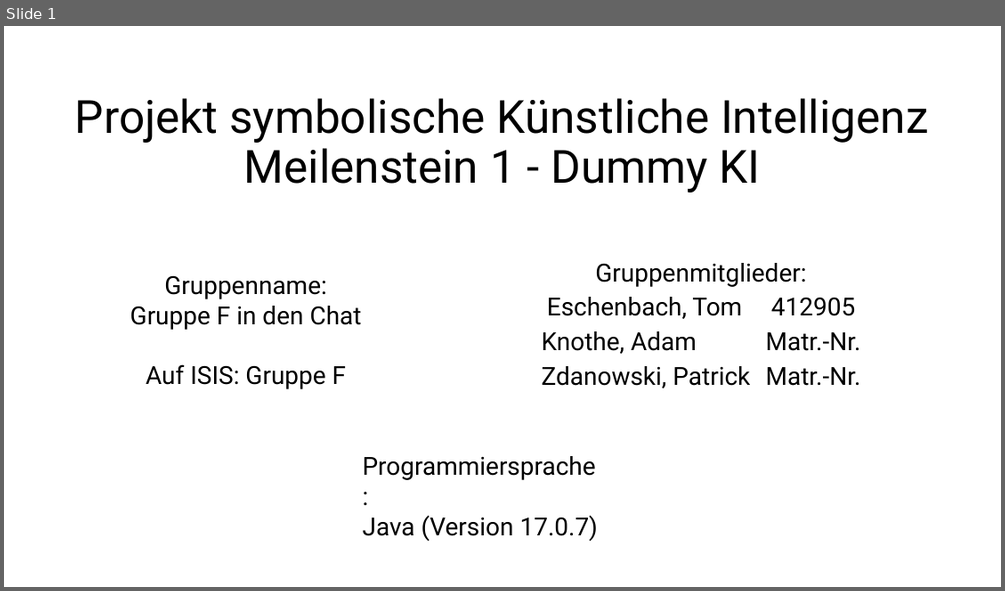
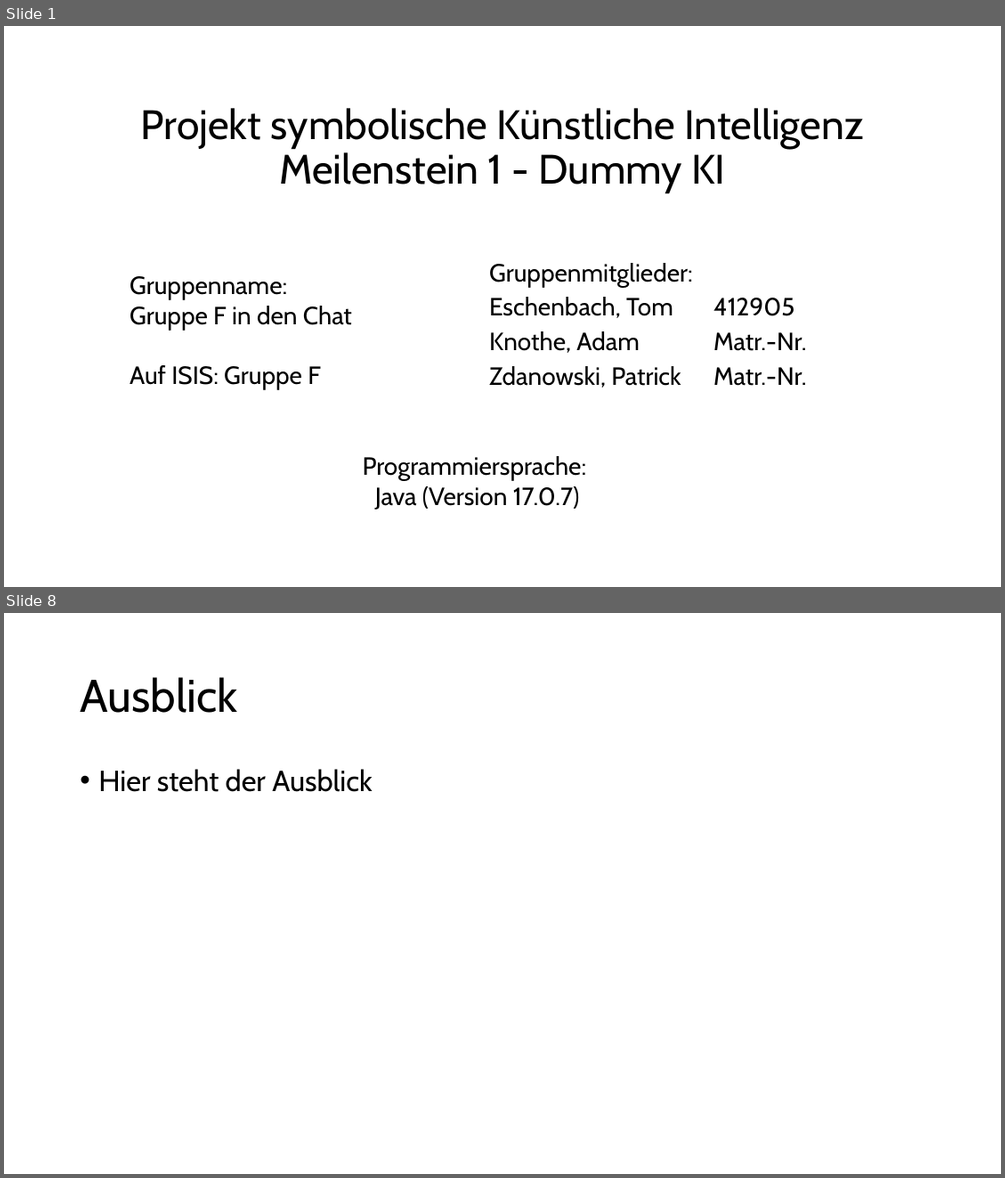
Before and after one commit to patrickzda/chess_engine, a slide deck: PJ_KI_MST1.pptx. Shown one above the other, each under a label of ours: slide 1 before the commit, slides 1 and 8 after it; the slides between them are not shown. The pictures are 1005x591 and 1005x1178 pixels, drawn with LibreOffice and Linux fonts; fonts in the diff are those of the drawing. Boxes give left, top, right and bottom in pixels: in the first picture for what was removed or moved away, otherwise in the second. Text is boxed around its words. In the diff, an @@ line names an element or a change of style, - is before the commit and + after.

```diff
--- a/PJ_KI_MST1.pptx
+++ b/PJ_KI_MST1.pptx
@@ slide 8 added at (4,613,1001,1174), background #FFFFFF @@
@@ title added at (80,677,237,713), 44 pt, text #000000 @@
+Ausblick
@@ text added at (98,769,372,792), 28 pt, text #000000 @@
+• Hier steht der Ausblick
@@ slide 1 changed as well @@
@@ title "Projekt symbolische Künstliche Intelligenz Meilenstein ..." at (141,108,865,193): size 44 to 39.6 pt, font Roboto to Cabin @@
@@ subtitle "Gruppenmitglieder:" at (489,263,806,387): font Roboto to Cabin; alignment centre to left @@
@@ text "Gruppenname:" at (129,276,352,389): font Roboto to Cabin; alignment centre to left @@
@@ text "Programmiersprache:" at (363,456,587,509): font Roboto to Cabin; alignment left to centre @@
```
Also in this commit, not shown: 6 other slides added, 3 slides removed, 9 other files.
